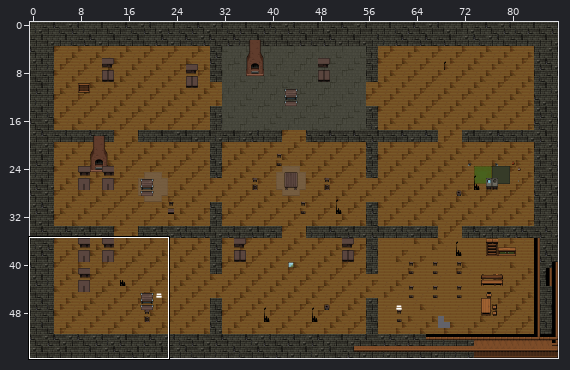
Two states of a Tiled map, src/AlfarQuest.Client/wwwroot/Maps/Interiors/ClericHouse_Ground.tmx. Above: a wide view before the commit, with the close-up outlined.
Close-up. Before:
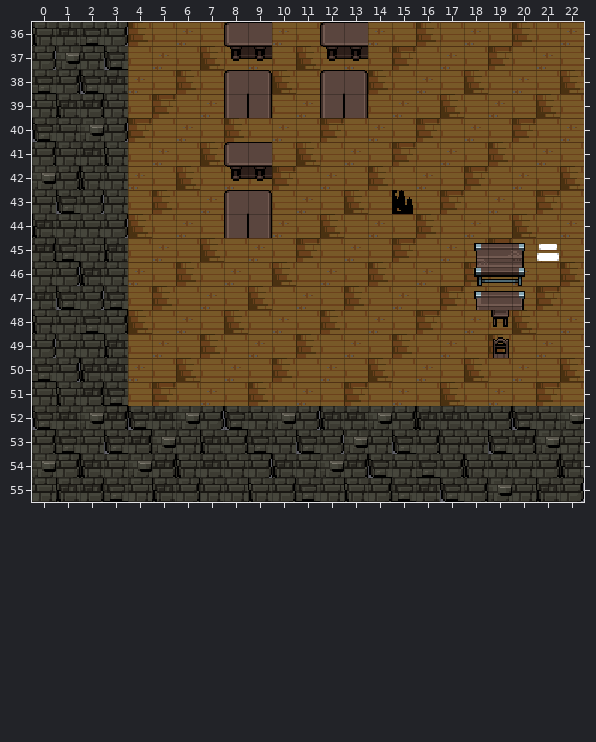
Cells are 16x16 px. Shown: x 0..22, y 36..55. The commit also changed other parts of the map, which this record leaves out.
Now the later version:
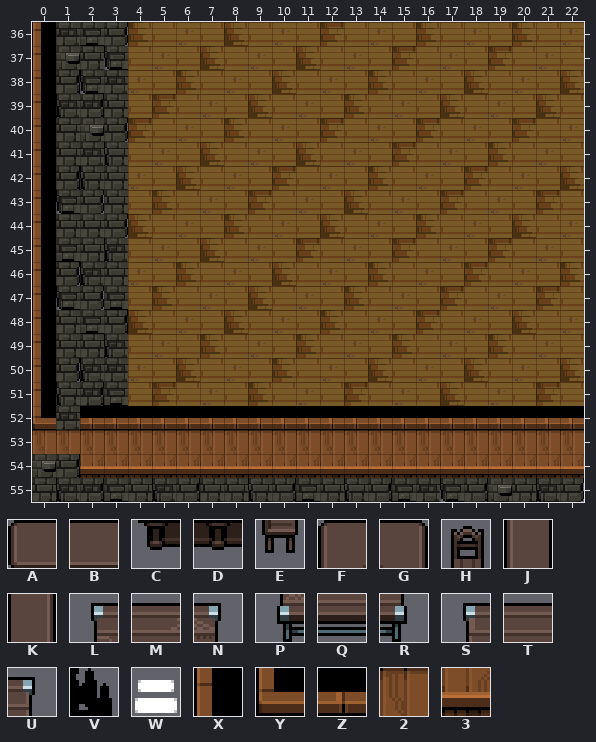
Key: from "IntProps": A 0, B 1, C 38, D 39, E 42, F 76, G 77, H 80, J 114, K 115, L 228, M 229, N 230, P 266, Q 267, R 268, S 304, T 305, U 306, V 320, W 526; from "IntWalls": X 135, Y 176, Z 220, 2 261, 3 302.
_ is an empty cell.
Diff:
Layer "Buildings":
y 36..51: x 0 _ -> X
y 52: x 0 _ -> Y; x 2..22 _____________________ -> ZZZZZZZZZZZZZZZZZZZZZ
y 53: x 0..22 _______________________ -> 22222222222222222222222
y 54: x 2..22 _____________________ -> 333333333333333333333
Layer "Furniture":
y 36: x 8..9 AB -> __; x 12..13 AB -> __
y 37: x 8..9 CD -> __; x 12..13 CD -> __
y 38: x 8..9 FG -> __; x 12..13 FG -> __
y 39: x 8..9 JK -> __; x 12..13 JK -> __
y 41: x 8..9 AB -> __
y 42: x 8..9 CD -> __
y 43: x 8..9 FG -> __; x 15 V -> _
y 44: x 8..9 JK -> __
y 45: x 18..21 LMNW -> ____
y 46: x 18..20 PQR -> ___
y 47: x 18..20 STU -> ___
y 48: x 19 E -> _
y 49: x 19 H -> _
Changed places in both close-ups, as pixel boxes (x1, y1, x2, y2):
changed: (32, 22, 584, 478)
